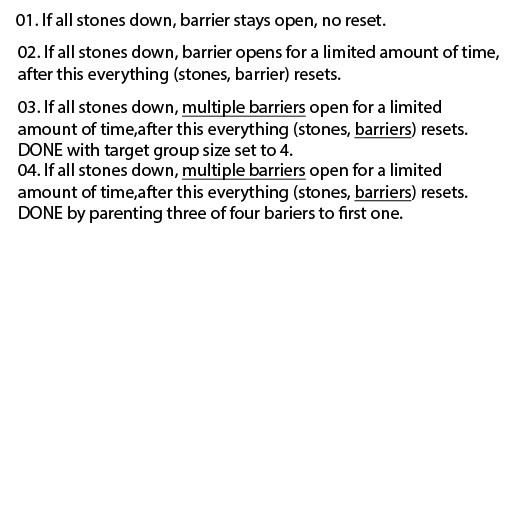
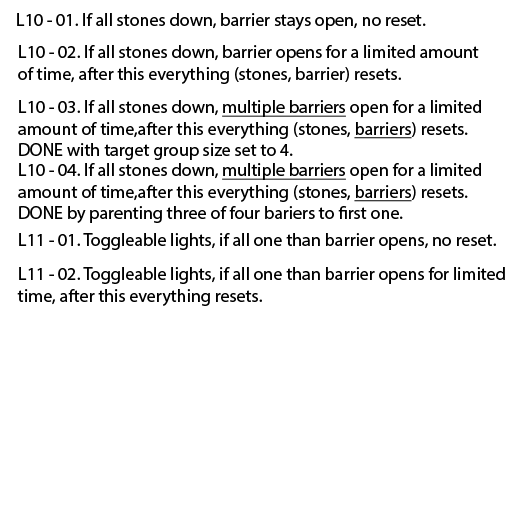
Two versions of the same layered image (512×512). Layer-by-layer changes:
added layer "L11 - 02. Toggleable lights, if all one than barrier opens for" above "L11 - 01. Toggleable lights, if all one than barrier opens, no" over [left=17, top=267, right=505, bottom=306]
added layer "L11 - 01. Toggleable lights, if all one than barrier opens, no" above "L10 - 04. If all stones down, multiple barriers open for a limi" over [left=19, top=233, right=496, bottom=250]
renamed "04. If all stones down, multiple barriers open for a limited a" to "L10 - 04. If all stones down, multiple barriers open for a limi", painted on it over [left=18, top=163, right=481, bottom=180]
renamed "03. If all stones down, multiple barriers open for a limited a" to "L10 - 03. If all stones down, multiple barriers open for a limi", painted on it over [left=18, top=100, right=481, bottom=117]
renamed "02. If all stones down, barrier opens for a limited amount of t" to "L10 - 02. If all stones down, barrier opens for a limited amoun", painted on it over [left=18, top=45, right=499, bottom=84]
renamed "01. If all stones down, barrier stays open, no reset." to "L10 - 01. If all stones down, barrier stays open, no reset.", painted on it over [left=16, top=13, right=426, bottom=30]
